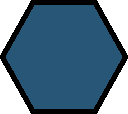
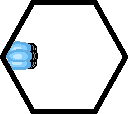
Layers edited between the first and the second (128, 114) image:
added layer "Layer 8 Merged" above "Layer 6" over [4, 5, 43, 109]
hid "Layer 6", painted on it over [4, 5, 122, 109]
hid "Layer 4" over [4, 5, 122, 109]
